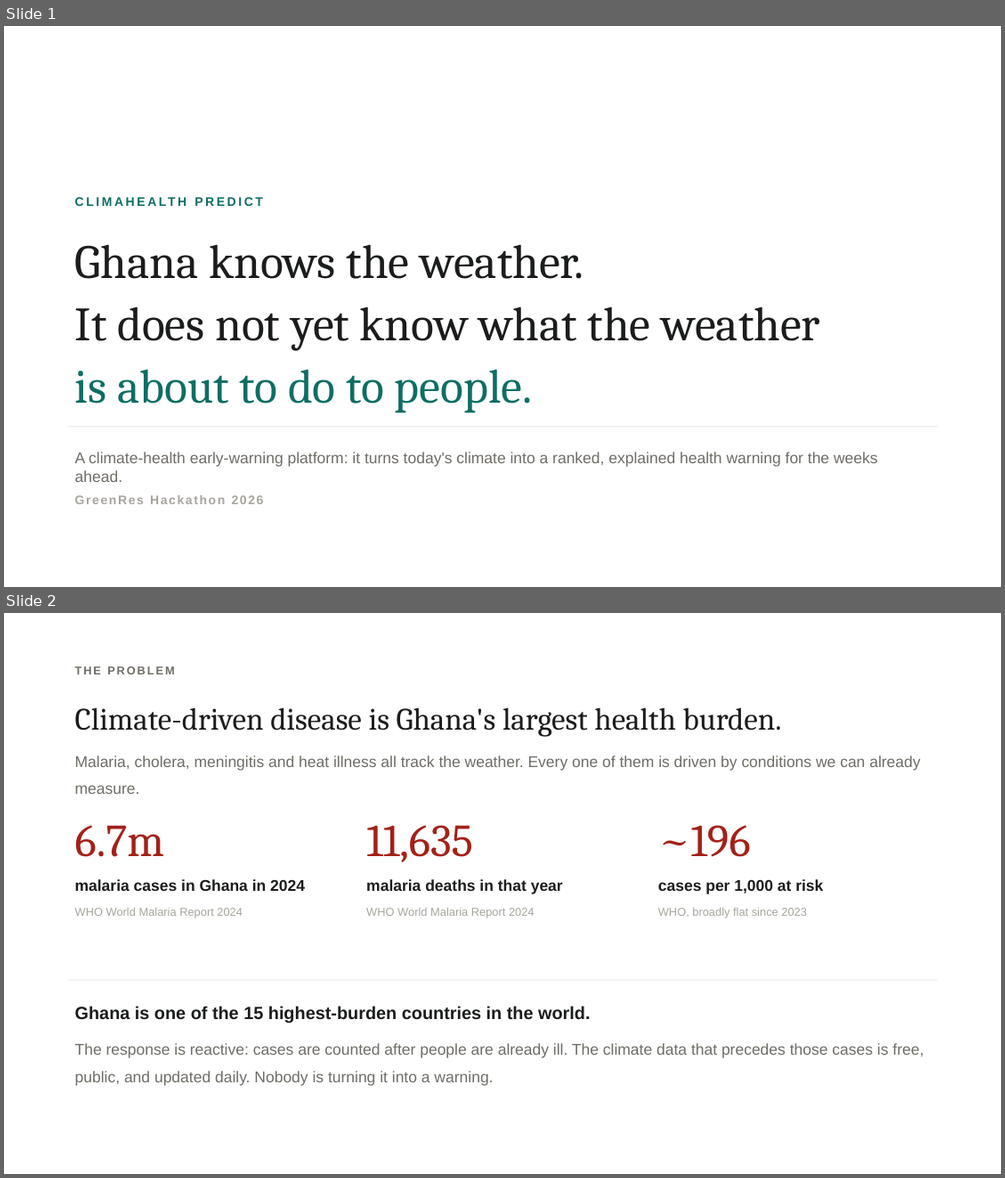
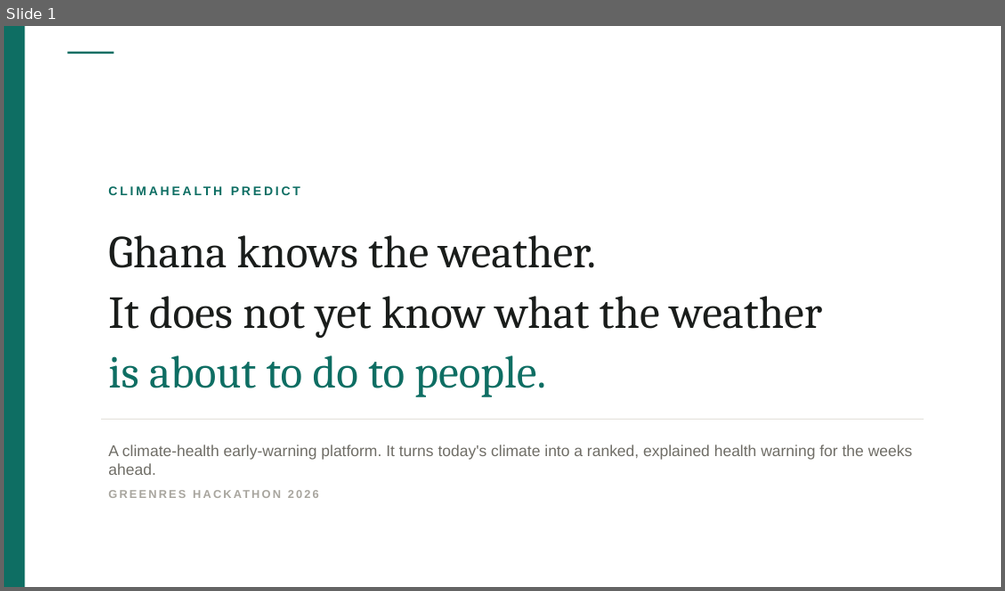
Before and after one commit to Joeboy77/ClimateHealth, a slide deck: deck/ClimaHealth-Predict.pptx. Shown one above the other, each under a label of ours: slides 1 and 2 before the commit, slide 1 after it. The pictures are 1005x1178 and 1005x591 pixels, drawn with LibreOffice and Linux fonts; fonts in the diff are those of the drawing. Boxes give left, top, right and bottom in pixels: in the first picture for what was removed or moved away, otherwise in the second. Text is boxed around its words. In the diff, an @@ line names an element or a change of style, - is before the commit and + after.

```diff
--- a/deck/ClimaHealth-Predict.pptx
+++ b/deck/ClimaHealth-Predict.pptx
@@ slide 2 removed at [4, 613, 1001, 1174], background #FFFFFF @@
@@ text removed at [75, 666, 174, 674] @@
-THE PROBLEM
@@ text removed at [75, 707, 920, 771] @@
-Climate-driven disease is Ghana's largest health burden.
-Malaria, cholera, meningitis and heat illness all track the weather. Every one of them is driven by conditions we can already measure.
@@ text removed at [75, 825, 305, 918] @@
-6.7m
-malaria cases in Ghana in 2024
-WHO World Malaria Report 2024
@@ text removed at [366, 825, 563, 918] @@
-11,635
-malaria deaths in that year
-WHO World Malaria Report 2024
@@ text removed at [658, 825, 823, 918] @@
-~196
-cases per 1,000 at risk
-WHO, broadly flat since 2023
@@ rectangle removed at [67, 980, 938, 981] @@
@@ text removed at [75, 1005, 923, 1086] @@
-Ghana is one of the 15 highest-burden countries in the world.
-The response is reactive: cases are counted after people are already ill. The climate data that precedes those cases is free, public, and updated daily. Nobody is turning it into a warning.
@@ slide 1 changed as well @@
@@ rectangle added at [4, 26, 25, 587], fill #0E6E63 @@
@@ rectangle added at [67, 52, 114, 54], fill #0E6E63 @@
@@ text "CLIMAHEALTH PREDICT": place and size @@
-text "CLIMAHEALTH PREDICT" at [75, 244, 820, 403]
+text "CLIMAHEALTH PREDICT" at [108, 235, 822, 397]
@@ text "CLIMAHEALTH PREDICT" at [108, 235, 822, 397]: letter spacing 2.2 to 2.4 pt in "CLIMAHEALTH PREDICT"; size 46 to 44 pt in "Ghana knows the weather.", "It does not yet know what the ...", "is about to do to people."; more space between paragraphs; line spacing 1.05 to 1.06; less space between paragraphs @@
@@ rectangle: place and size @@
-rectangle at [67, 426, 938, 426]
+rectangle at [101, 418, 923, 419]
@@ text at [108, 444, 913, 475]: text changed @@
-A climate-health early-warning platform: it turns today's climate into a ranked, explained health warning for the weeks ahead.
-GreenRes Hackathon 2026
+A climate-health early-warning platform. It turns today's climate into a ranked, explained health warning for the weeks ahead.
+GREENRES HACKATHON 2026
```
Also in this commit, not shown: 8 other slides changed, 3 slides added, 9 other slides removed, 9 other files.
